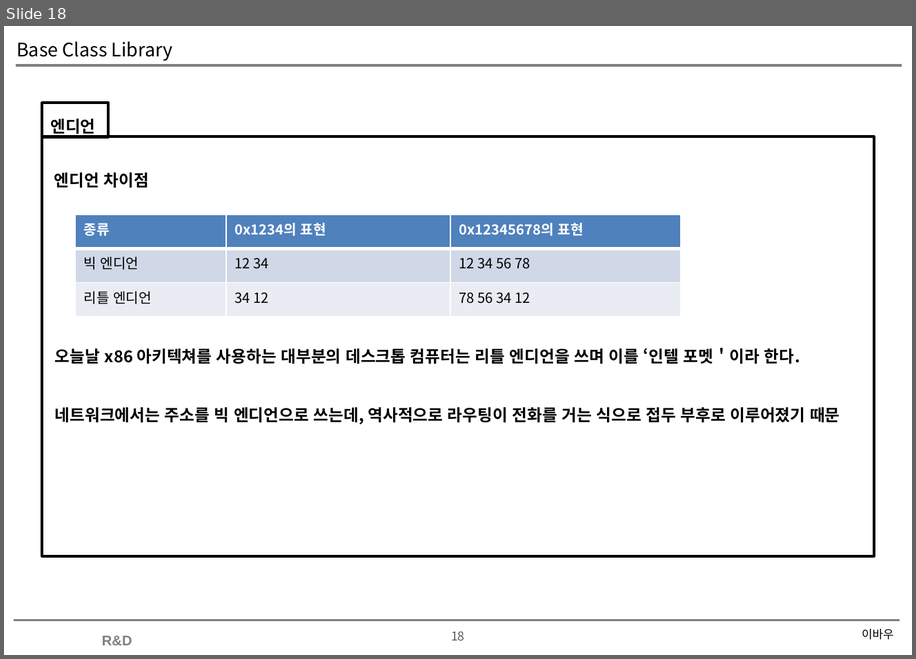
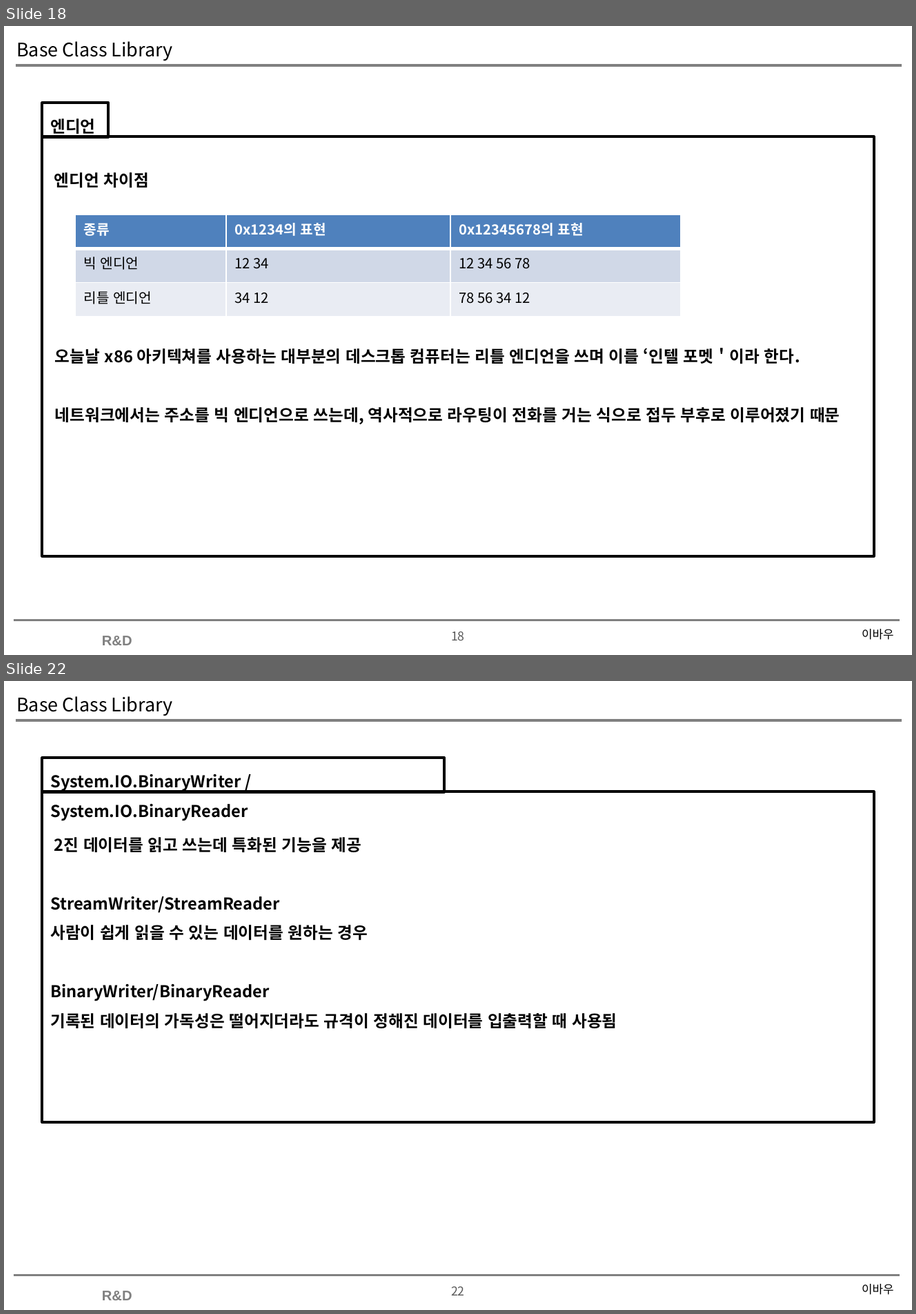
Before and after one commit to soultomind/CSharpStudy, a slide deck: CSharpStudy.Day20200627/Base Class Library.pptx. Shown one above the other, each under a label of ours: slide 18 before the commit, slides 18 and 22 after it; the slides between them are not shown. The pictures are 916x659 and 916x1314 pixels, drawn with LibreOffice and Linux fonts; fonts in the diff are those of the drawing; background and template pictures are left out. Boxes give left, top, right and bottom in pixels: in the first picture for what was removed or moved away, otherwise in the second. Text is boxed around its words. In the diff, an @@ line names an element or a change of style, - is before the commit and + after.

```diff
--- a/CSharpStudy.Day20200627/Base Class Library.pptx
+++ b/CSharpStudy.Day20200627/Base Class Library.pptx
@@ slide 22 added at [4, 681, 912, 1310], background #FFFFFF; not listed: 4 template elements that a slide beside it also shows @@
@@ title added at [16, 696, 173, 716], 16 pt, text #000000 @@
+Base Class Library
@@ rectangle added at [43, 758, 445, 793], outline #000000 2.25 pt, 14 pt, text #000000, bold @@
+System.IO.BinaryWriter / System.IO.BinaryReader
@@ rectangle added at [43, 791, 874, 1122], outline #000000 2.25 pt, 14 pt, text #000000, bold @@
+2진 데이터를 읽고 쓰는데 특화된 기능을 제공
+StreamWriter/StreamReader
+사람이 쉽게 읽을 수 있는 데이터를 원하는 경우
+BinaryWriter/BinaryReader
+기록된 데이터의 가독성은 떨어지더라도 규격이 정해진 데이터를 입출력할 때 사용됨
@@ text added at [862, 1283, 893, 1294], 10 pt, text #000000 @@
+이바우
```
Also in this commit, not shown: 2 slides changed, 5 other slides added, 5 other files.
